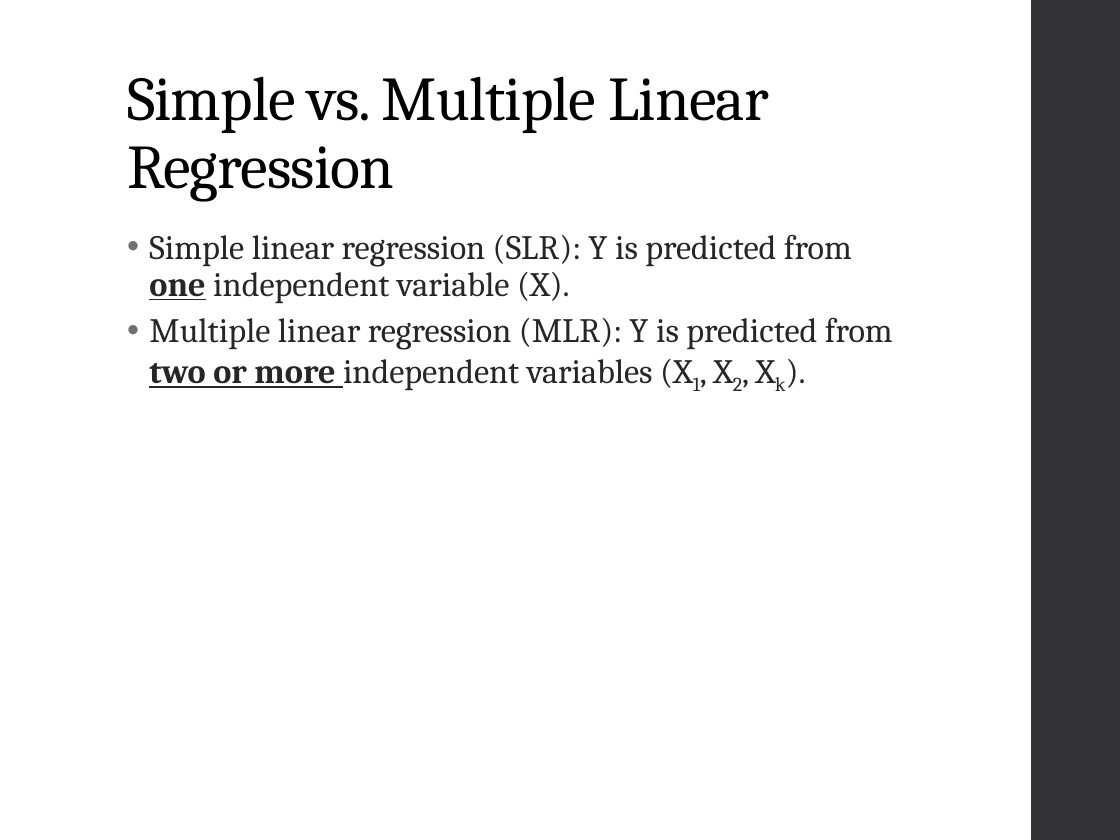
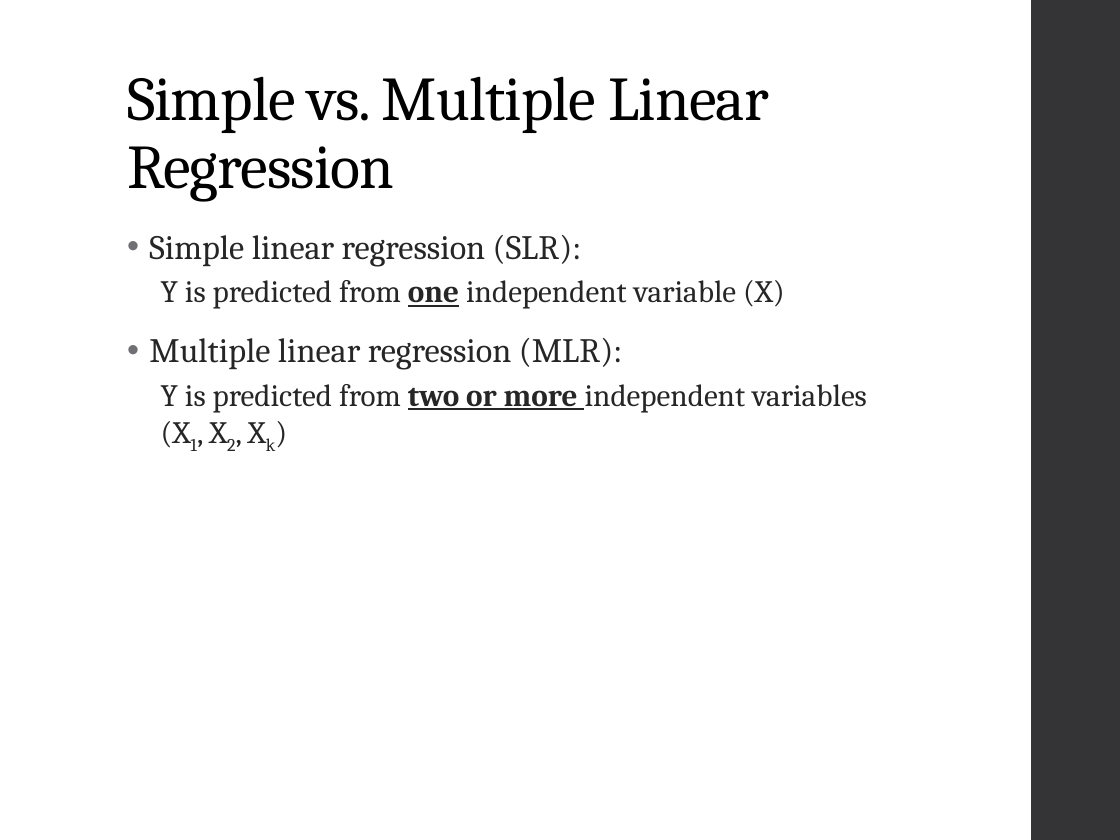
Before and after one commit to ncss-tech/stats_for_soil_survey, a slide deck: slide 6 of presentations/linear_regression/Linear_regression.pptx (slide 5 before the commit). Drawn at 1120x840 pixels with LibreOffice and Linux fonts; fonts in the diff are those of the drawing. Boxes give left, top, right and bottom in pixels: in the first picture for what was removed or moved away, otherwise in the second. Text is boxed around its words. In the diff, an @@ line names an element or a change of style, - is before the commit and + after.

```diff
--- a/presentations/linear_regression/Linear_regression.pptx
+++ b/presentations/linear_regression/Linear_regression.pptx
@@ text at [149,235,867,412]: text changed; size 22 to 20 pt @@
-  • Simple linear regression (SLR): Y is predicted from one independent variable (X).
-  • Multiple linear regression (MLR): Y is predicted from two or more independent variables (X1, X2, Xk).
+  • Simple linear regression (SLR):
+    Y is predicted from one independent variable (X)
+  • Multiple linear regression (MLR):
+    Y is predicted from two or more independent variables (X1, X2, Xk)
```
Also in this commit, not shown: 1 other slide changed, 2 slides added, 1 slide removed.
